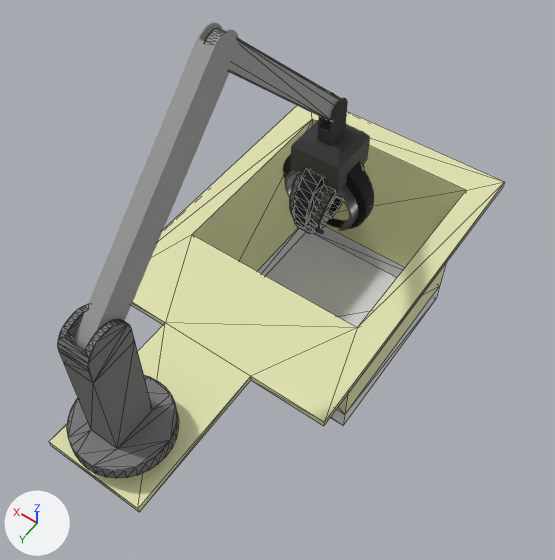
Renders of the glTF model public/assets/excavator.glb from each side of a commit.
One viewpoint serves both versions: a 50 mm camera at (-0.388, 0.237, 0.834) aimed at (-0.031, -0.263, 0.05). Every picture has the same lights, and +X, +Y and +Z are marked at lower left. Mesh edges are drawn as thin lines on the coarser meshes. Vertices at the same position are counted once.

The first picture shows 'arm-jaws', 'arm-rotating-platform', 'base', 'jaw-3', 'jaw-4', 'jaws', 'rotating-platform'.
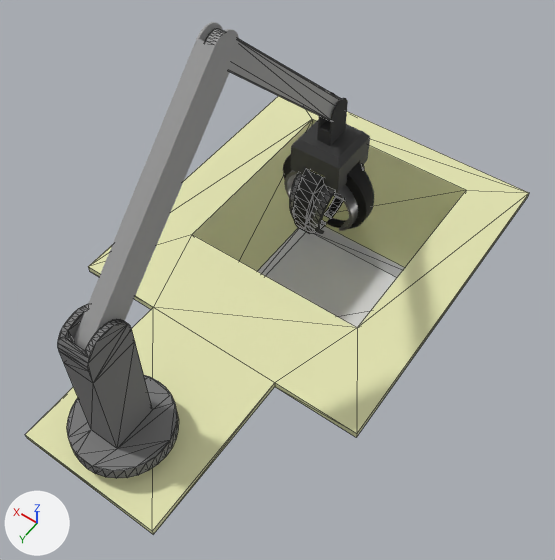
The edits, one by one:
me_base has 28 vertices, 46 faces and spans x -0.18..0.18, y -0.65..0.06, z -0.275..0.0.
me_base is used by ob_base; location (0.0, 0.0, 0.0).
Part 1, on me_base:
Vertex 4 of me_base moves from (0.18, -0.65, 0.0) to (0.22, -0.65, 0.0).
Vertex 5 of me_base moves from (-0.18, -0.65, 0.0) at pixel (504, 181) to (-0.22, -0.65, 0.0) at pixel (529, 192).
Vertex 6 of me_base moves from (-0.07, 0.06, 0.0) at pixel (137, 508) to (-0.1, 0.07, 0.0) at pixel (152, 531).
Vertex 7 of me_base moves from (0.07, 0.06, 0.0) at pixel (48, 441) to (0.1, 0.07, 0.0) at pixel (24, 434).
Vertex 8 of me_base moves from (0.18, -0.15, 0.0) to (0.22, -0.16, 0.0) at pixel (88, 266).
Vertex 9 of me_base moves from (-0.18, -0.15, 0.0) at pixel (324, 422) to (-0.22, -0.16, 0.0) at pixel (356, 433).
Vertex 10 of me_base moves from (-0.07, -0.15, 0.0) at pixel (250, 376) to (-0.1, -0.16, 0.0) at pixel (274, 382).
Vertex 11 of me_base moves from (0.07, -0.15, 0.0) at pixel (165, 322) to (0.1, -0.16, 0.0) at pixel (153, 307).
Vertex 16 of me_base moves from (0.18, -0.65, -0.01) to (0.22, -0.65, -0.01).
Vertex 17 of me_base moves from (-0.18, -0.65, -0.01) at pixel (503, 186) to (-0.22, -0.65, -0.01) at pixel (527, 197).
Vertex 18 of me_base moves from (-0.07, 0.06, -0.01) at pixel (139, 512) to (-0.1, 0.07, -0.01) at pixel (153, 534).
Vertex 19 of me_base moves from (0.07, 0.06, -0.01) at pixel (50, 445) to (0.1, 0.07, -0.01) at pixel (27, 438).
Vertex 20 of me_base moves from (0.18, -0.15, -0.01) to (0.22, -0.16, -0.01) at pixel (89, 271).
Vertex 21 of me_base moves from (-0.18, -0.15, -0.01) at pixel (323, 426) to (-0.22, -0.16, -0.01) at pixel (356, 437).
Vertex 22 of me_base moves from (-0.07, -0.15, -0.01) at pixel (250, 380) to (-0.1, -0.16, -0.01) at pixel (274, 386).
Vertex 23 of me_base moves from (0.07, -0.15, -0.01) to (0.1, -0.16, -0.01).

Pixel boxes [x1, y1, x2, y2] of what changed, in the pictures (555 x 560 px):
'base', reshaped (11% wider, 8% taller): before [49, 105, 504, 512]; after [25, 96, 529, 535]
